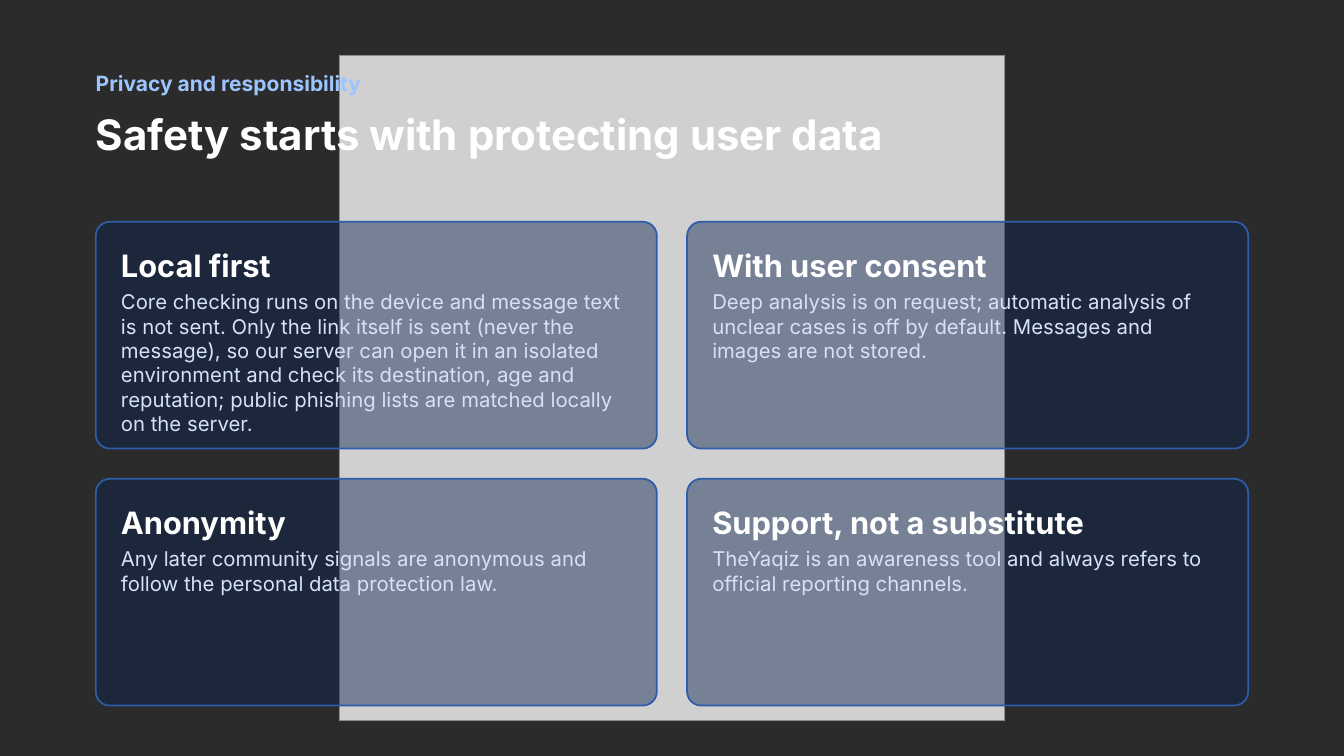
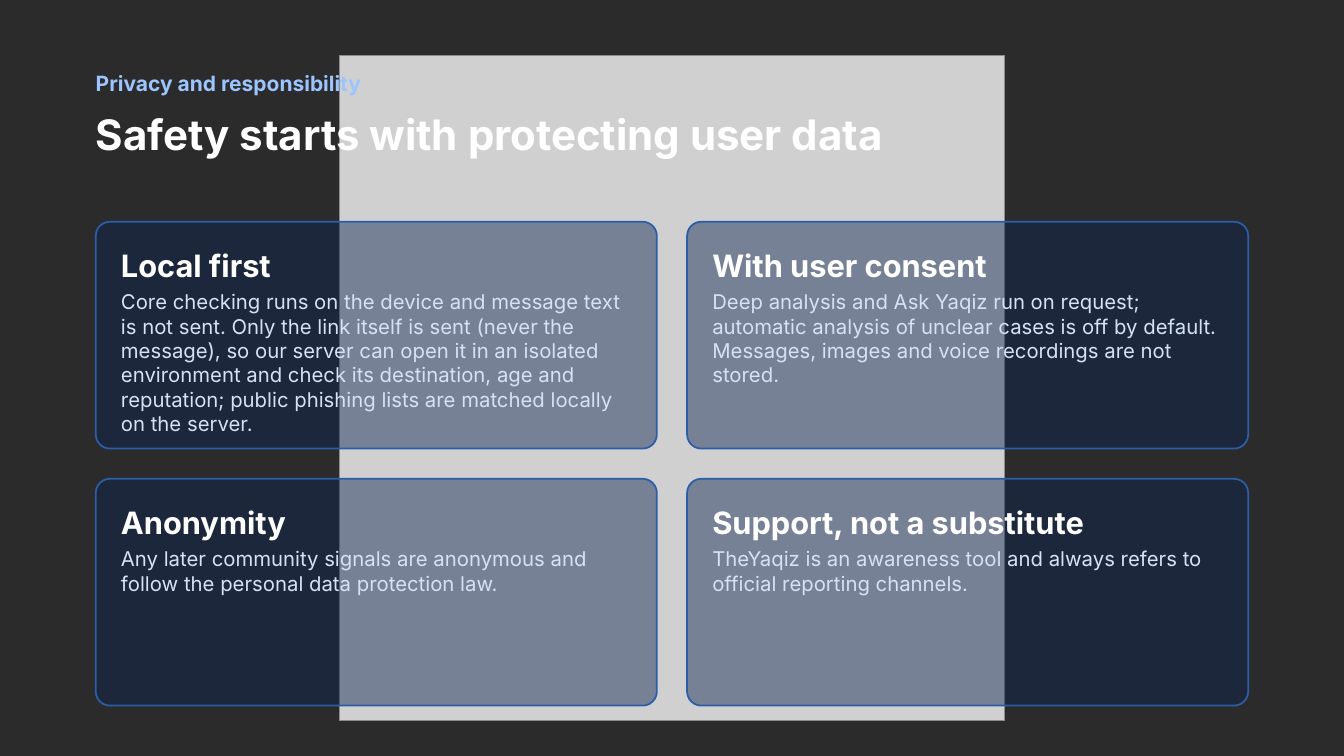
Before and after one commit to Heavy70/TheYaqiz, a slide deck: slide 13 of docs/TheYaqiz-Presentation-EN-AR.pptx (slide 12 before the commit). Drawn at 1344x756 pixels with LibreOffice and Linux fonts; fonts in the diff are those of the drawing; grey boxes stand for pictures; background and template pictures are left out; a plain dark background stands for a picture behind light text. Boxes give left, top, right and bottom in pixels: in the first picture for what was removed or moved away, otherwise in the second. Text is boxed around its words. In the diff, an @@ line names an element or a change of style, - is before the commit and + after.

```diff
--- a/docs/TheYaqiz-Presentation-EN-AR.pptx
+++ b/docs/TheYaqiz-Presentation-EN-AR.pptx
@@ text at (712,292,1216,382): text changed @@
-Deep analysis is on request; automatic analysis of unclear cases is off by default. Messages and images are not stored.
+Deep analysis and Ask Yaqiz run on request; automatic analysis of unclear cases is off by default. Messages, images and voice recordings are not stored.
```
Also in this commit, not shown: 7 other slides changed, 4 slides added, 2 other files.
